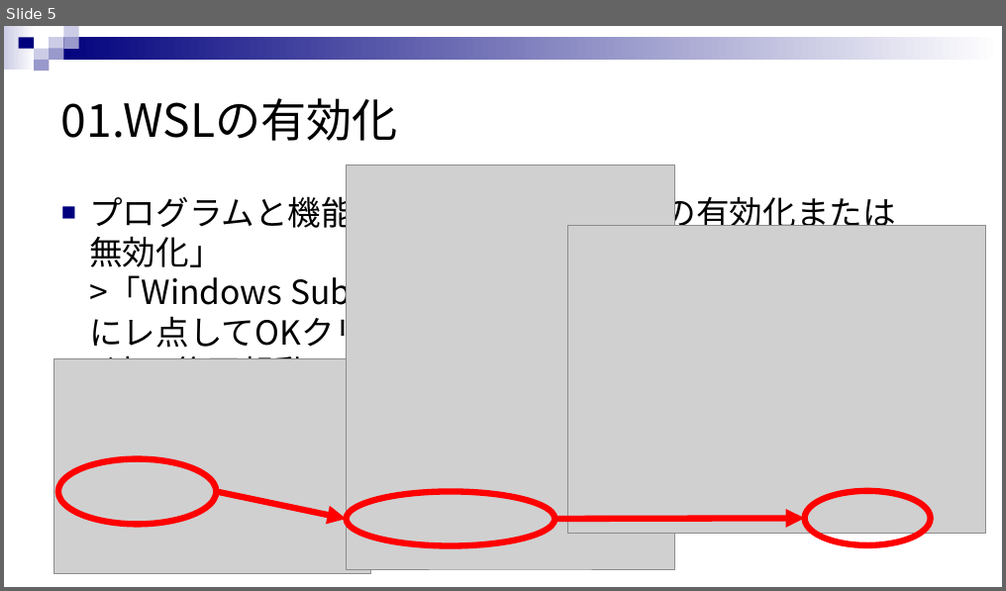
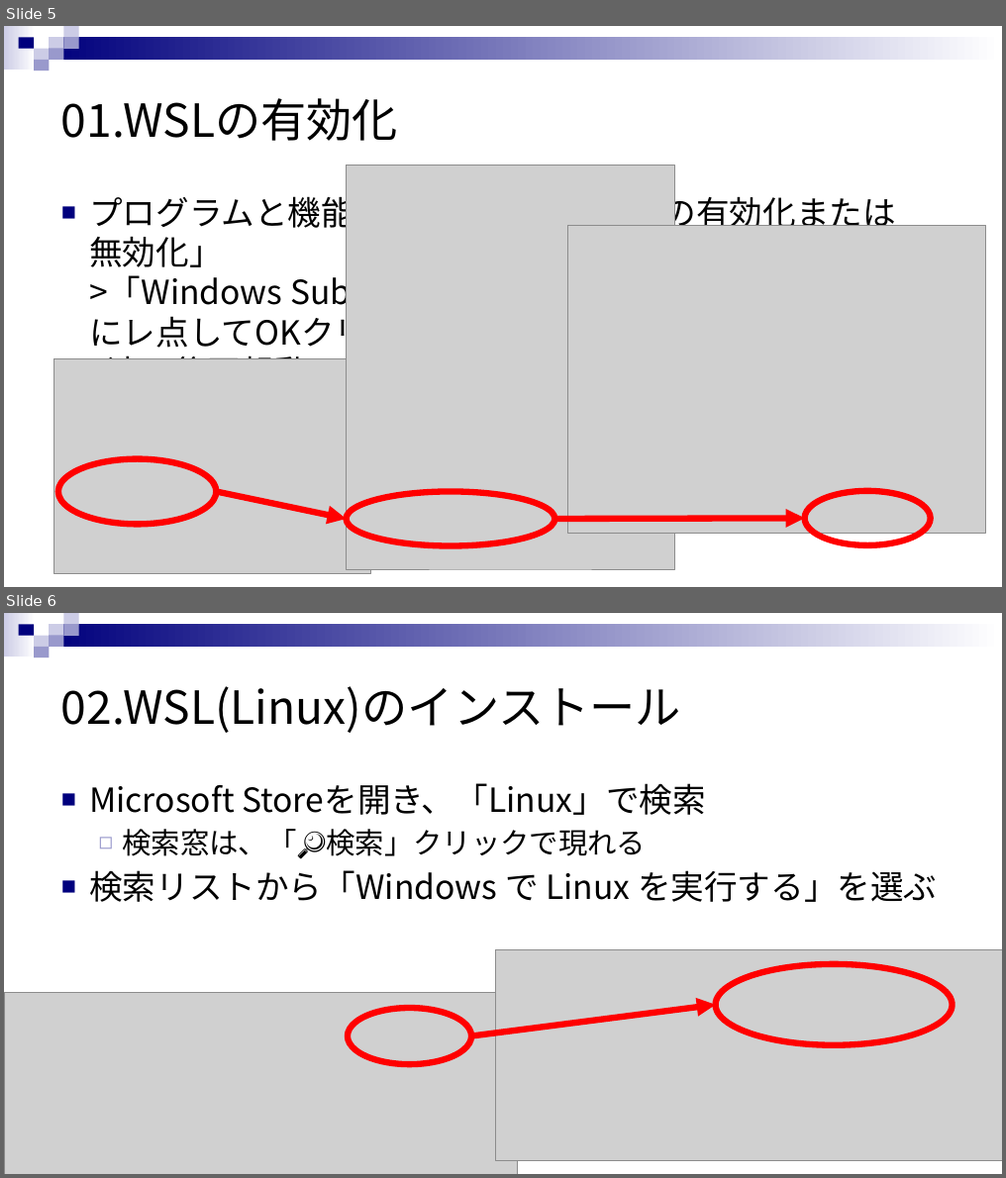
Before and after one commit to rensuke/SIMUonWSL, a slide deck: RE_SIMU_ON_WSL.pptx. Shown one above the other, each under a label of ours: slide 5 before the commit, slides 5 and 6 after it. The pictures are 1006x591 and 1006x1178 pixels, drawn with LibreOffice and Linux fonts; fonts in the diff are those of the drawing; grey boxes stand for pictures. Boxes give left, top, right and bottom in pixels: in the first picture for what was removed or moved away, otherwise in the second. Text is boxed around its words. In the diff, an @@ line names an element or a change of style, - is before the commit and + after.

```diff
--- a/RE_SIMU_ON_WSL.pptx
+++ b/RE_SIMU_ON_WSL.pptx
@@ slide 6 added at <box>4,613,1002,1174</box>, background #FFFFFF; not listed: 9 template elements that a slide beside it also shows @@
@@ title added at <box>61,686,681,733</box>, 44 pt, text #000000 @@
+02.WSL(Linux)のインストール
@@ text added at <box>89,783,937,902</box>, 32 pt, text #000000 @@
+■ Microsoft Storeを開き、「Linux」で検索
+  ◻ 検索窓は、「🔎検索」クリックで現れる
+■ 検索リストから「Windows で Linux を実行する」を選ぶ
@@ picture added at <box>496,951,1002,1161</box> @@
@@ ellipse added at <box>716,964,952,1045</box>, outline #FF0000 6 pt @@
@@ picture added at <box>4,992,518,1174</box> @@
@@ ellipse added at <box>348,1008,472,1065</box>, outline #FF0000 6 pt @@
@@ arrow added from (471, 1037) to (716, 1005), #FF0000 6 pt @@
```
Also in this commit, not shown: 1 slide changed, 2 other slides added, 1 slide removed.
